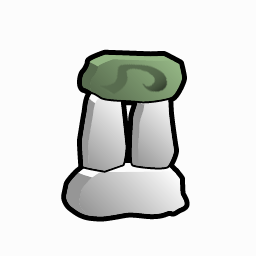
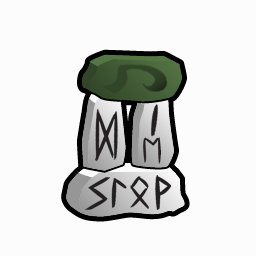
Before/after of a w=256, h=256 layered artwork. What changed in the layer stack:
added group "RUNES" with 30 layers above "Base" over [82, 55, 182, 210]
added group "DIE SLOW" with 7 layers in group "RUNES" over [82, 55, 182, 210]
added layer "Background" (1st of 27, in "RUNES" › "DIE SLOW") in group "DIE SLOW" over [134, 122, 171, 210]
added layer "Background" (2nd of 27, in "RUNES" › "DIE SLOW") in group "DIE SLOW" over [85, 119, 171, 210]
added layer "Background" (3rd of 27, in "RUNES" › "DIE SLOW") in group "DIE SLOW" over [94, 120, 158, 210]
added layer "Background" (4th of 27, in "RUNES" › "DIE SLOW") in group "DIE SLOW" over [85, 125, 138, 210]
added layer "Background" (5th of 27, in "RUNES" › "DIE SLOW") in group "DIE SLOW" over [93, 120, 170, 184]
added layer "Background" (6th of 27, in "RUNES" › "DIE SLOW") in group "DIE SLOW" over [95, 59, 159, 187]
added layer "Background" (7th of 27, in "RUNES" › "DIE SLOW") in group "DIE SLOW" over [82, 55, 125, 183]
painted on "Jade Color" over [82, 50, 182, 128]
